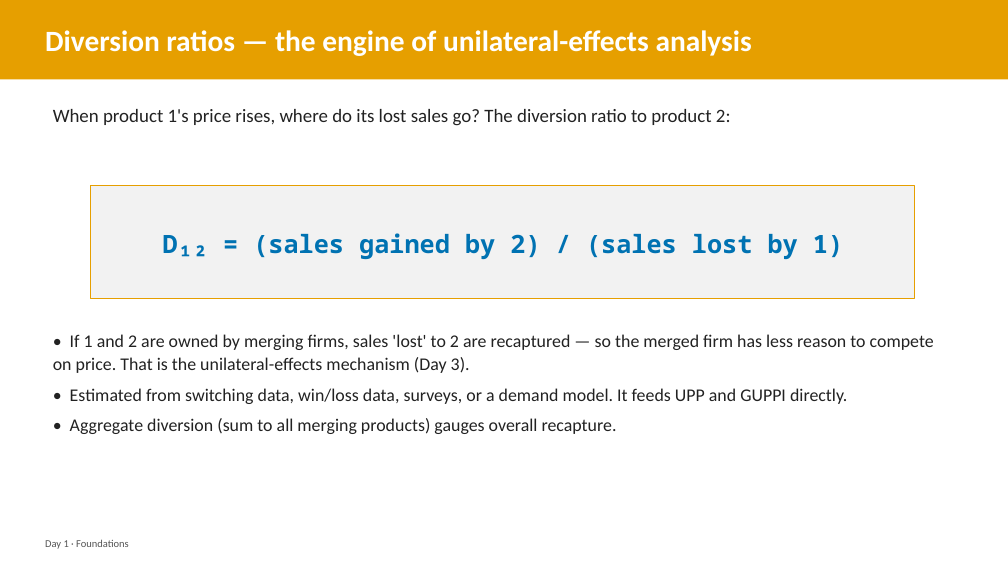
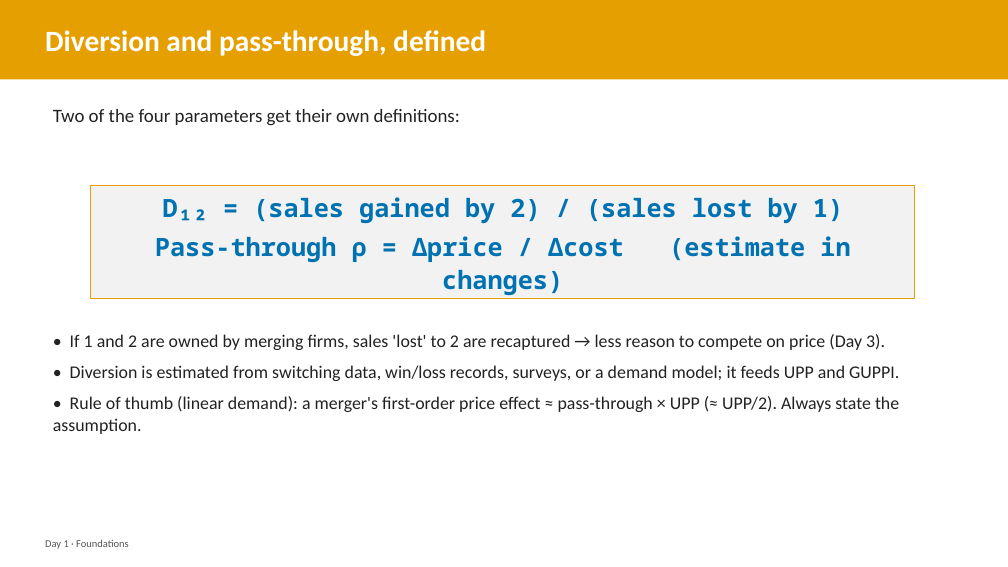
Before and after one commit to laurencehw/antitrust-methods, a slide deck: slide 50 of teaching/slides/day1_foundations.pptx (slide 22 before the commit). Drawn at 1008x567 pixels with LibreOffice and Linux fonts; fonts in the diff are those of the drawing. Boxes give left, top, right and bottom in pixels: in the first picture for what was removed or moved away, otherwise in the second. Text is boxed around its words. In the diff, an @@ line names an element or a change of style, - is before the commit and + after.

```diff
--- a/teaching/slides/day1_foundations.pptx
+++ b/teaching/slides/day1_foundations.pptx
@@ text at box(45, 30, 486, 56): text changed @@
-Diversion ratios — the engine of unilateral-effects analysis
+Diversion and pass-through, defined
@@ text at box(53, 109, 460, 126): text changed @@
-When product 1's price rises, where do its lost sales go? The diversion ratio to product 2:
+Two of the four parameters get their own definitions:
@@ text at box(155, 236, 850, 262): paragraph added @@
+Pass-through ρ = Δprice / Δcost (estimate in changes)
@@ text at box(53, 334, 899, 434): text changed @@
-• If 1 and 2 are owned by merging firms, sales 'lost' to 2 are recaptured — so the merged firm has less reason to compete on price. That is the unilateral-effects mechanism (Day 3).
-• Estimated from switching data, win/loss data, surveys, or a demand model. It feeds UPP and GUPPI directly.
-• Aggregate diversion (sum to all merging products) gauges overall recapture.
+• If 1 and 2 are owned by merging firms, sales 'lost' to 2 are recaptured → less reason to compete on price (Day 3).
+• Diversion is estimated from switching data, win/loss records, surveys, or a demand model; it feeds UPP and GUPPI.
+• Rule of thumb (linear demand): a merger's first-order price effect ≈ pass-through × UPP (≈ UPP/2). Always state the assumption.
```
Also in this commit, not shown: 18 other slides changed, 28 slides added, 2 other files.
